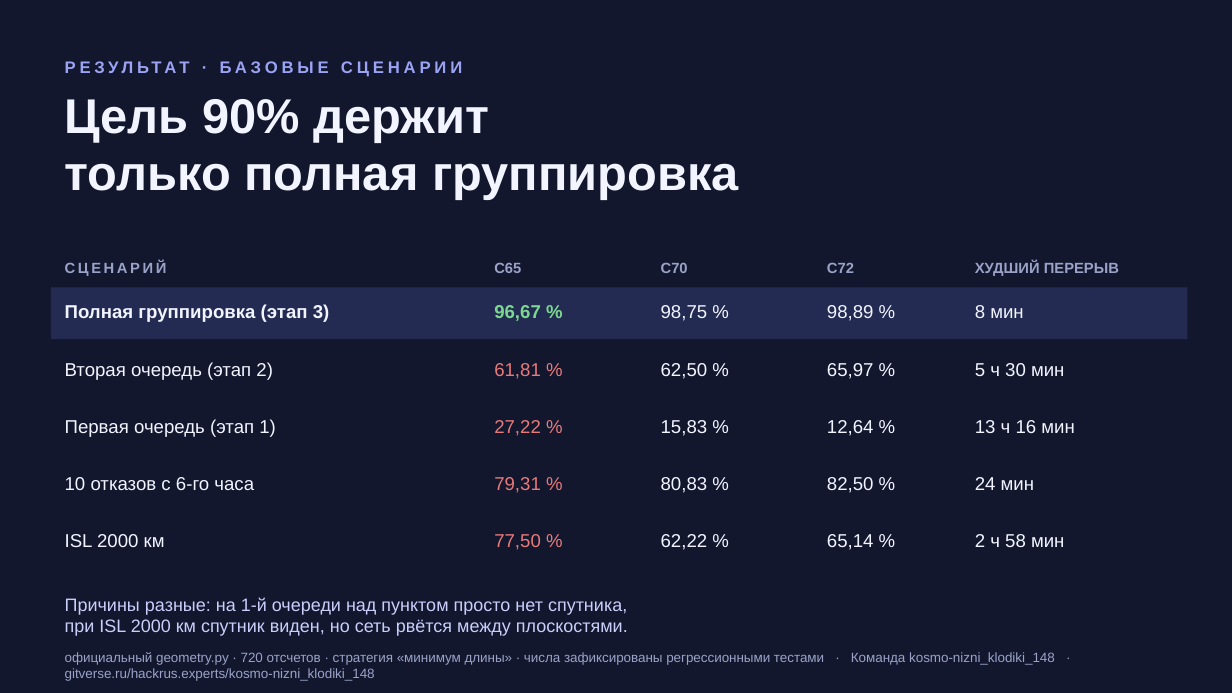
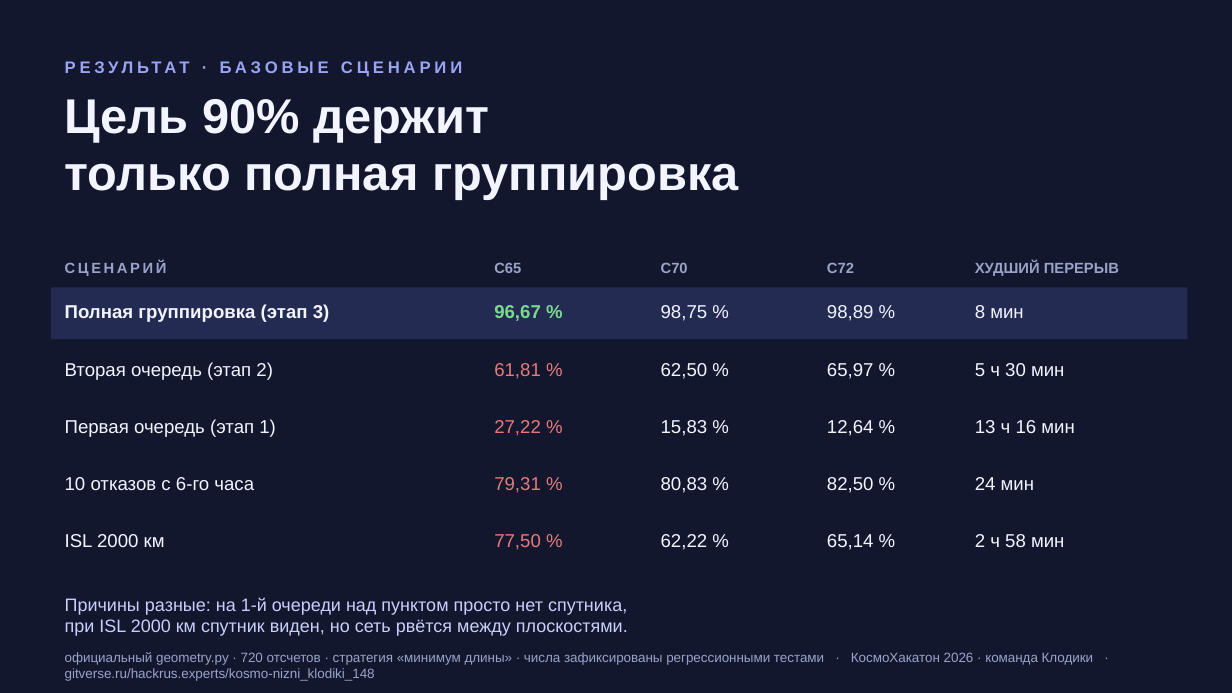
Before and after one commit to ivergit88/cosmohak, a slide deck: slide 4 of presentation/kosmo-nizni_klodiki_148_live.pptx. Drawn at 1232x693 pixels with LibreOffice and Linux fonts; fonts in the diff are those of the drawing. Boxes give left, top, right and bottom in pixels: in the first picture for what was removed or moved away, otherwise in the second. Text is boxed around its words. In the diff, an @@ line names an element or a change of style, - is before the commit and + after.

```diff
--- a/presentation/kosmo-nizni_klodiki_148_live.pptx
+++ b/presentation/kosmo-nizni_klodiki_148_live.pptx
@@ text at (x1=65, y1=652, x2=1094, y2=681): text changed @@
-официальный geometry.py · 720 отсчетов · стратегия «минимум длины» · числа зафиксированы регрессионными тестами · Команда kosmo-nizni_klodiki_148 · gitverse.ru/hackrus.experts/kosmo-nizni_klodiki_148
+официальный geometry.py · 720 отсчетов · стратегия «минимум длины» · числа зафиксированы регрессионными тестами · КосмоХакатон 2026 · команда Клодики · gitverse.ru/hackrus.experts/kosmo-nizni_klodiki_148
```
Also in this commit, not shown: 10 other slides changed, 11 other files.
